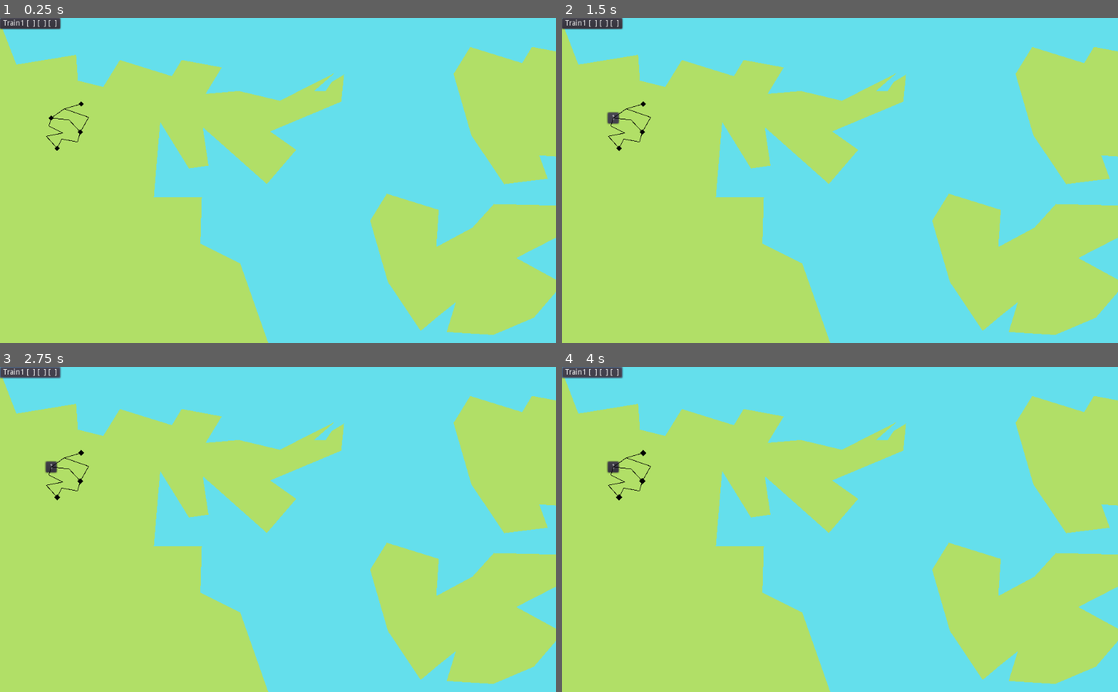
Above: before the commit, frames 1-4 (two rows, left to right).
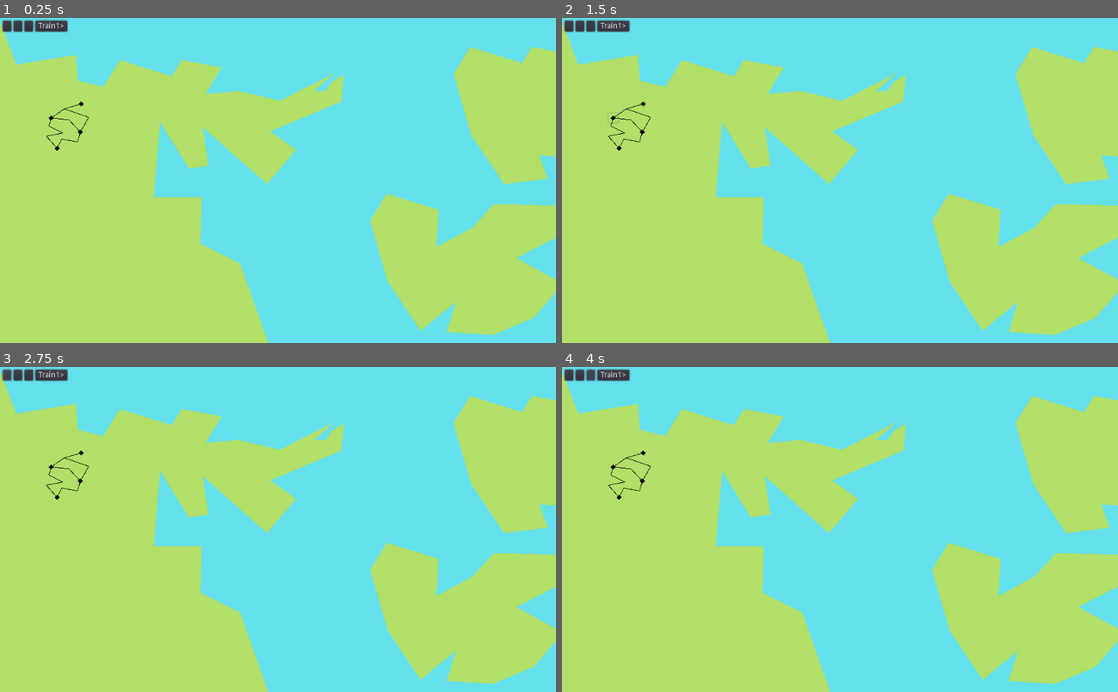
Above: after the commit, the same moments.

Repository: LeBoku/supply-chained
Game: Godot game, scene res://Game.tscn
The game is run twice, just before and just after one commit, with the same random seed, the same clock (stepped at 60 frames per second) and the same inputs.
Inputs (mouse positions are in pixels of both pictures, inside the frame that each line leads up to):
- Up to frame 1 (0.25 s): no input
- Up to frame 2 (1.5 s): click (589, 24) at 0.5 s, where only the run before the commit has a clickable "Train1 [ ] [ ] [ ]"; click (612, 118) at 1.27 s
- Up to frame 3 (2.75 s): click (5, 373) at 2.02 s
- Up to frame 4 (4 s): click (578, 373) at 2.77 s; click (589, 373) at 3.52 s

The runs differ from the first frame. In frame 1, 0.4% of the frame differs, in the area x 0-13%, y 0-5%; in frame 2, 0.5%; in frame 3, 0.5%; in frame 4, 0.5%, in the area x 0-16%, y 0-42%.

Commit message:
changed pickup/dropoff to switch

Diff:
--- a/supply-chained/Game.gd
+++ b/supply-chained/Game.gd
@@ -4,12 +4,7 @@
 
 onready var route_builder = get_node("/root/RouteBuilder")
 
-func _on_train_pressed():
-	var route = yield(route_builder.build_route($Train1, $Map), "completed")
+func _on_carrier_selected(carrier: Carrier):
+	var route = yield(route_builder.build_route(carrier, $Map), "completed")
 	add_child(route)
 	route.start()
-
-func enable_stations(enabled:bool, stations=get_tree().get_nodes_in_group('Station')):
-	for s in stations:
-		var station := s as Station
-		station.set_enabled(enabled)
--- a/supply-chained/Game.tscn
+++ b/supply-chained/Game.tscn
@@ -1,10 +1,11 @@
-[gd_scene load_steps=6 format=2]
+[gd_scene load_steps=7 format=2]
 
 [ext_resource path="res://Game.gd" type="Script" id=1]
 [ext_resource path="res://station/Station.tscn" type="PackedScene" id=2]
 [ext_resource path="res://connection/ConnectionHelper.tscn" type="PackedScene" id=3]
 [ext_resource path="res://Map.gd" type="Script" id=4]
 [ext_resource path="res://carriers/Carrier.gd" type="Script" id=5]
+[ext_resource path="res://carriers/Hud.gd" type="Script" id=6]
 
 [node name="Game" type="Node2D"]
 script = ExtResource( 1 )
@@ -82,22 +83,20 @@
 stationA = NodePath("../Farm")
 
 [node name="CarriersHud" type="VBoxContainer" parent="."]
+margin_left = 5.0
+margin_top = 5.0
 __meta__ = {
 "_edit_use_anchors_": false
 }
 
-[node name="Train 1" type="Button" parent="CarriersHud"]
+[node name="Train1Hud" type="HBoxContainer" parent="CarriersHud"]
 margin_right = 55.0
-margin_bottom = 20.0
-text = "Train 1"
-__meta__ = {
-"_edit_use_anchors_": false
-}
+script = ExtResource( 6 )
+carrier_path = NodePath("../../Train1")
 
 [node name="Train1" type="Polygon2D" parent="."]
 visible = false
 antialiased = true
 polygon = PoolVector2Array( -6, -3, 5, -3, 7, 0, 5, 3, -6, 3 )
 script = ExtResource( 5 )
-hud_node = NodePath("../CarriersHud/Train 1")
-[connection signal="pressed" from="CarriersHud/Train 1" to="." method="_on_train_pressed"]
+[connection signal="carrier_selected" from="CarriersHud/Train1Hud" to="." method="_on_carrier_selected"]
--- a/supply-chained/carriers/Carrier.gd
+++ b/supply-chained/carriers/Carrier.gd
@@ -2,28 +2,21 @@
 
 class_name Carrier
 
+signal cargo_changed
+
 export var cargo_capacity = 3
-export var hud_node: NodePath
-
-var cargo = []
+export var cargo = []
 
 func _ready():
 	cargo = []
 	cargo.resize(cargo_capacity)
-	display_cargo()
+	emit_signal("cargo_changed")
+
+func dropoff(position: int):
+	var dropoff = cargo[position]
+	yield(get_tree().create_timer(2), "timeout")
+	return dropoff
 
 func set_cargo(position: int, content):
 	cargo[position] = content
-	display_cargo()
-
-func display_cargo():
-	var hud = get_node(hud_node) as Button
-	var text = name
-
-	for c in cargo:
-		if c == null:
-			c = "  "
-
-		text += " [" + c + "]"
-
-	hud.text = text
+	emit_signal("cargo_changed")
--- /dev/null
+++ b/supply-chained/carriers/Hud.gd
@@ -0,0 +1,32 @@
+extends HBoxContainer
+
+signal carrier_selected(Carrier)
+
+const Util = preload("res://util/Util.gd")
+
+export var carrier_path: NodePath
+onready var carrier = get_node(carrier_path) as Carrier
+
+func _ready():
+	display()
+	carrier.connect("cargo_changed", self, "display")
+
+func display():
+	Util.remove_children(self)
+
+	for index in range(len(carrier.cargo)):
+		var button = Button.new()
+		button.text = " "
+
+		if carrier.cargo[index] != null:
+			button.text = carrier.cargo[index]
+
+		button.connect("pressed", get_node('/root/RouteBuilder'), "add_cargo_index", [index])
+		add_child(button)
+
+	var button = Button.new()
+	button.text = carrier.name+">"
+
+	Util.propagate_signal(button, "pressed", self, "carrier_selected", [carrier])
+
+	add_child(button)
--- a/supply-chained/route-builder/RouteBuilder.gd
+++ b/supply-chained/route-builder/RouteBuilder.gd
@@ -4,6 +4,7 @@
 
 var steps = [];
 var pickups = {};
+var current_pickup = get_empty_pickup()
 
 func build_route(carrier, map):
 	enable_stations(true)
@@ -15,6 +16,7 @@
 		if station != null:
 			steps.append(station)
 			station.show_pickup_panel()
+			current_pickup = get_empty_pickup()
 			enable_stations(true, station.get_connected_stations())
 
 		station = yield(map, "station_selected") as Station
@@ -24,16 +26,30 @@
 	carrier.visible = true
 	return Route.instance().init(steps, carrier, pickups)
 
-func add_pickup(id: String, dropoff: bool):
-	var index = len(steps)-1
+func add_pickup_point(id: String):
+	current_pickup["point"] = id
+	add_pickup_if_complete()
 
-	if not pickups.has(index):
-		pickups[index] = []
-
-	var current_pickups = pickups[index]
-	current_pickups.append({"id": id, "dropoff": dropoff})
+func add_cargo_index(index: int):
+	current_pickup["cargo"] = index
+	add_pickup_if_complete()
 
 func enable_stations(enabled:bool, stations=get_tree().get_nodes_in_group('Station')):
 	for s in stations:
 		var station := s as Station
 		station.set_enabled(enabled)
+
+func add_pickup_if_complete():
+	if current_pickup["point"] != null and current_pickup["cargo"]!=null:
+		var index = len(steps)-1
+
+		if not pickups.has(index):
+			pickups[index] = []
+
+		var current_pickups = pickups[index]
+		current_pickups.append(current_pickup)
+
+		current_pickup = get_empty_pickup()
+
+func get_empty_pickup():
+	return {"point": null, "cargo":null}
--- a/supply-chained/router/Route.gd
+++ b/supply-chained/router/Route.gd
@@ -35,14 +35,16 @@
 
 func handle_pickups(index: int):
 	if pickups.has(index):
+		var station = stations[index] as Station
 		for p in pickups[index]:
-			if p["dropoff"]:
-				yield(stations[index].dropoff(p["id"], "Test"), "completed")
-				carrier.set_cargo(0, null)
+			var pickup = yield(stations[index].pickup(p["point"]), "completed")
+			var dropoff = yield(carrier.dropoff(p["cargo"]), "completed")
 
-			else:
-				var content = yield(stations[index].pickup(p["id"]), "completed")
-				carrier.set_cargo(0, content)
+			if dropoff != null and pickup != null:
+				yield(get_tree().create_timer(2), "timeout")
+
+			carrier.set_cargo(p["cargo"], pickup)
+			station.dropoff(p["point"], dropoff)
 
 	else:
 		yield(get_tree().create_timer(0), "timeout")
--- a/supply-chained/station/Station.gd
+++ b/supply-chained/station/Station.gd
@@ -9,7 +9,6 @@
 export var pickup_station_count = 2
 
 var pickup_contents = {}
-
 var out_connections = []
 
 func _ready():
@@ -30,13 +29,7 @@
 	return pickup_contents[id]
 
 func dropoff(id: String, content: String):
-	var wait_time = 0.2
-
-	if pickup_contents[id] == null:
-		pickup_contents[id] = content
-		wait_time = 2
-
-	yield(get_tree().create_timer(wait_time), "timeout")
+	pickup_contents[id] = content
 
 func show_pickup_panel():
 	$PickupPoints.visible = true
@@ -56,11 +49,6 @@
 func _on_pressed():
 	emit_signal("selected", self)
 
-func _on_pickup_point_pressed(event: InputEventMouseButton, id: String):
-	if event is InputEventMouseButton and (event.button_index == BUTTON_LEFT or event.button_index == BUTTON_RIGHT):
-		var pickup = event.button_index == BUTTON_LEFT
-		get_node('/root/RouteBuilder').add_pickup(id, pickup)
-
 func set_pickup_stations(count: int):
 	Util.remove_children($PickupPoints)
 	$PickupPoints.columns = round(sqrt(count))
@@ -75,4 +63,4 @@
 		if not pickup_contents.has(id):
 			pickup_contents[id] = null
 
-		button.connect("gui_input", self, "_on_pickup_point_pressed", [id])
+		button.connect("pressed", get_node('/root/RouteBuilder'), "add_pickup_point", [id])
--- a/supply-chained/util/Util.gd
+++ b/supply-chained/util/Util.gd
@@ -1,3 +1,6 @@
 static func remove_children(node: Node):
 	for child in node.get_children():
 			node.remove_child(child)
+
+static func propagate_signal(node: Node, signal_name: String, to_node:Node, to_signal_name:String, arguments:Array=[]):
+	node.connect(signal_name, to_node, "emit_signal", [to_signal_name]+ arguments)
